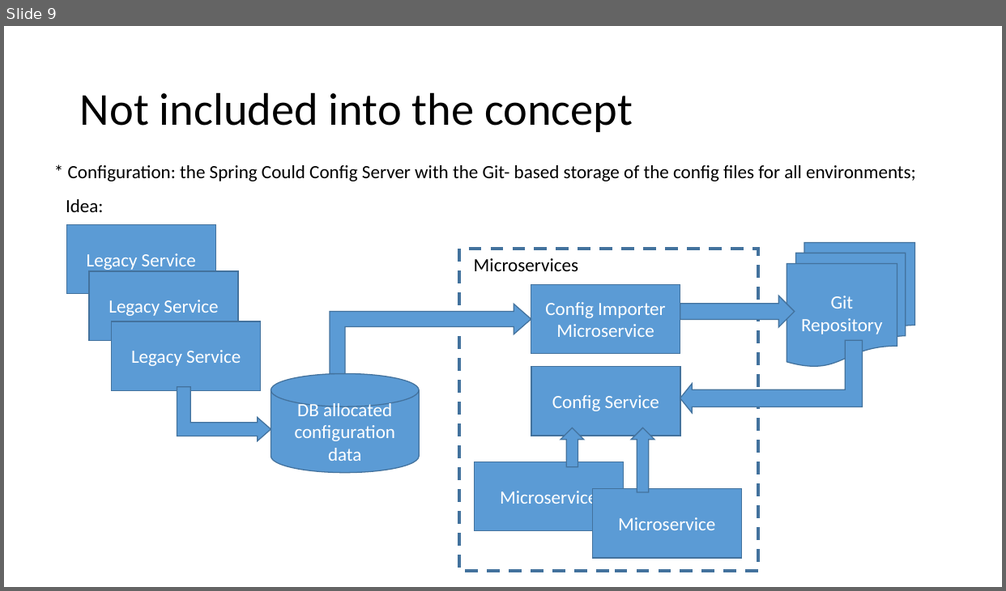
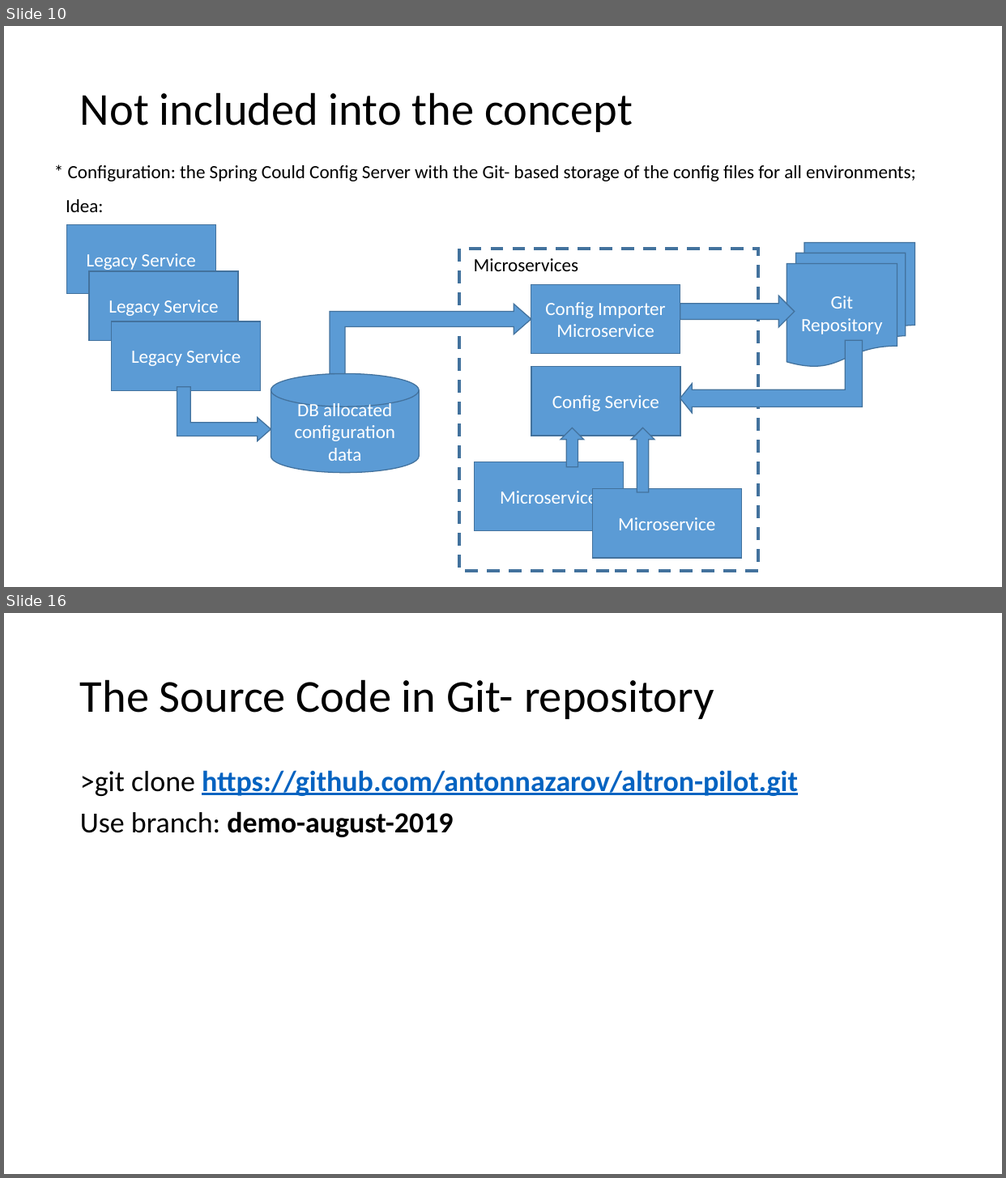
Before and after one commit to antonnazarov/altron-pilot, a slide deck: doc/altron-ms-demo-20190802.pptx. Shown one above the other, each under a label of ours: slide 9 before the commit, slides 10 and 16 after it; the slides between them are not shown. The pictures are 1006x591 and 1006x1178 pixels, drawn with LibreOffice and Linux fonts; fonts in the diff are those of the drawing. Boxes give left, top, right and bottom in pixels: in the first picture for what was removed or moved away, otherwise in the second. Text is boxed around its words. In the diff, an @@ line names an element or a change of style, - is before the commit and + after.

```diff
--- a/doc/altron-ms-demo-20190802.pptx
+++ b/doc/altron-ms-demo-20190802.pptx
@@ slide 16 added at [4, 613, 1002, 1174], background #FFFFFF @@
@@ title added at [80, 679, 714, 719], 44 pt, text #000000 @@
+The Source Code in Git- repository
@@ text added at [80, 770, 798, 837], 28 pt, text #0563C1, bold, underline @@
+>git clone https://github.com/antonnazarov/altron-pilot.git
+Use branch: demo-august-2019
@@ what was slide 9 is now slide 10 @@
```
Also in this commit, not shown: 1 slide changed, 6 other slides added, 14 other files.
